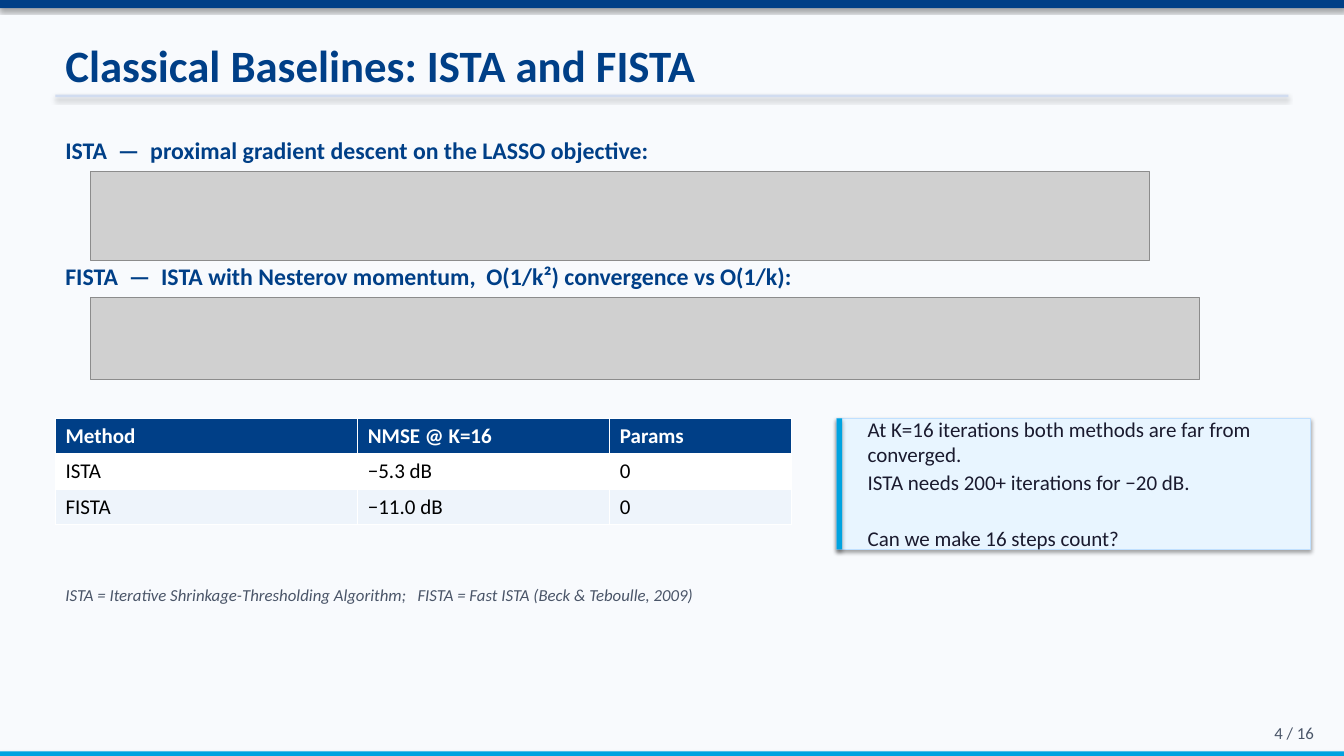
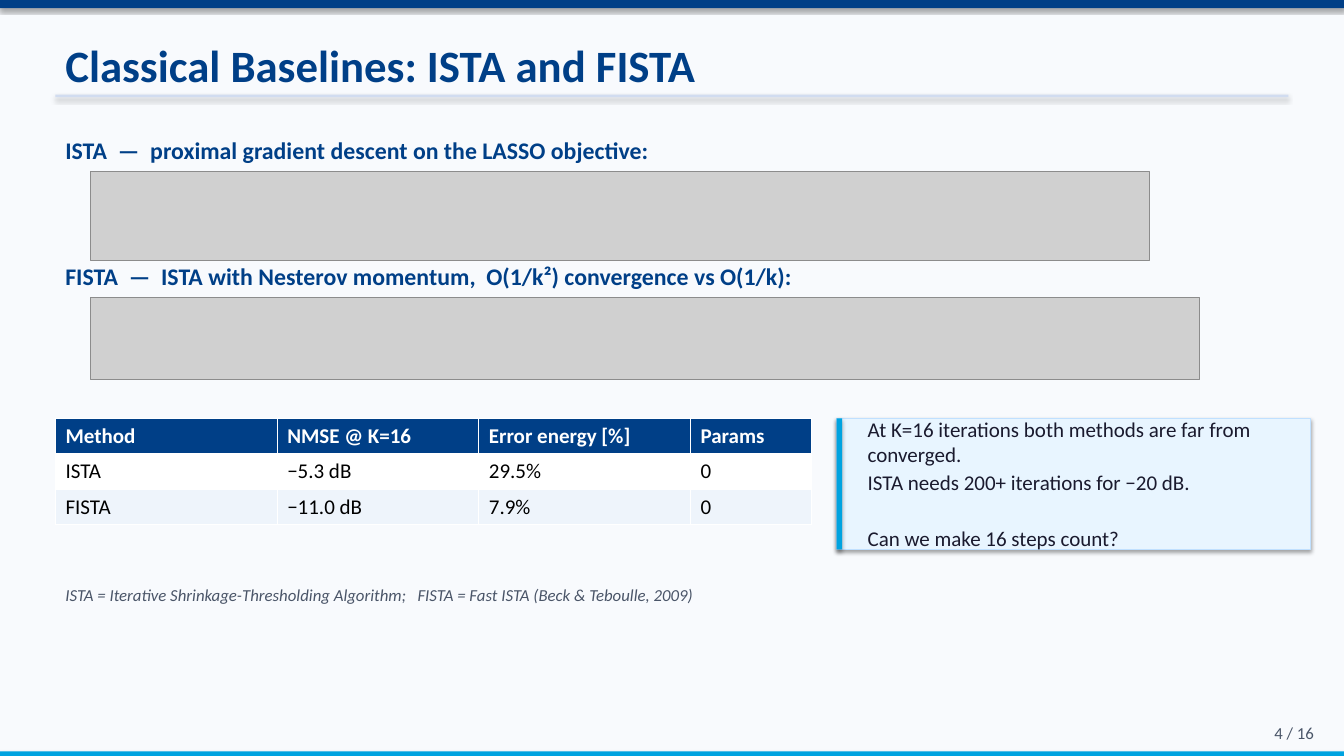
Before and after one commit to ThEpiCake/hyperlista-mbdl, a slide deck: slide 4 of submission/MBDL_Seminar_Presentation.pptx. Drawn at 1344x756 pixels with LibreOffice and Linux fonts; fonts in the diff are those of the drawing; grey boxes stand for pictures. Boxes give left, top, right and bottom in pixels: in the first picture for what was removed or moved away, otherwise in the second. Text is boxed around its words. In the diff, an @@ line names an element or a change of style, - is before the commit and + after.

```diff
--- a/submission/MBDL_Seminar_Presentation.pptx
+++ b/submission/MBDL_Seminar_Presentation.pptx
@@ table at [55,418,812,518] @@
+column 3: Error energy [%] | 29.5% | 7.9%
@@ table: place and size @@
-table at [55,418,791,518]
+table at [55,418,812,518]
```
Also in this commit, not shown: 1 other slide changed, 2 other files.
